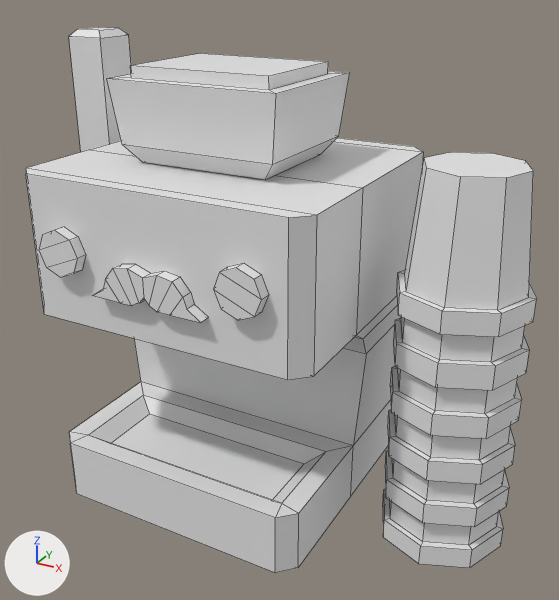
The FBX model Assets/ArtRes/Map/Props/props_coffeeMachine.fbx: old version first, new version second.
The view is the same before and after, from a camera (50 mm lens) standing at (0.788, -1.249, 1.043) and looking at (0.107, -0.01, 0.424). Arrows for +X, +Y and +Z are at lower left; the lights stay in place. Mesh edges are drawn as thin lines. Where no turn or scale is listed for an object, it has been applied to the vertices.

In view in the first picture: 'coffeeMachine'.
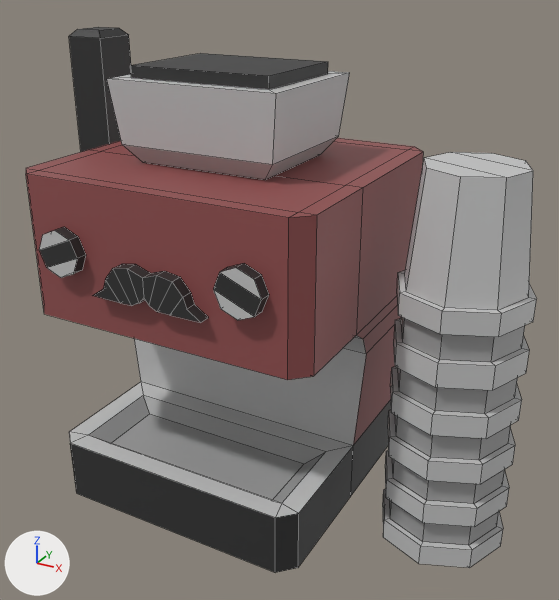
The change, as a list of edits to the scene's bpy script:
```text
Add mat_coffee:
    mat_coffee = principled_material('coffee')
    mat_coffee.base_color = (0.289, 0.0807, 0.0807)  # brown #925050
Add mat_iron:
    mat_iron = principled_material('iron')
    mat_iron.base_color = (0.0297, 0.0297, 0.0297)  # black #303030
Add mat_iron1:
    mat_iron1 = principled_material('iron1')
    mat_iron1.base_color = (0.567, 0.567, 0.567)  # light grey #c6c6c6
Add mat_iron2:
    mat_iron2 = principled_material('iron2')
    mat_iron2.base_color = (0.354, 0.354, 0.354)  # grey #a1a1a1
Change me_圆环_002:
    used by ob_coffeemachine; location = (0.0, 0.0, 0.0)
    remove me_圆环_002.from_pydata(...)  # 388 vertices, 357 faces; spans x -0.439..0.591, y -0.297..0.274, z 0.0..0.908
    add me_圆环_002.from_pydata(...)  # 394 vertices, 369 faces; spans x -0.439..0.591, y -0.297..0.274, z 0.0..0.908
    me_圆环_002 part 1
    5 faces are deleted
    6 vertices are added at (-0.267, 0.238, 0.692), (-0.267, -0.242, 0.692), (-0.267, -0.069, 0.692), (0.267, 0.238, 0.692), (0.267, -0.242, 0.692), (0.267, -0.069, 0.692)
    3 new faces join them, mat_iron1 (light grey #c6c6c6)
    12 new faces join them, mat_coffee (brown #925050)
    me_圆环_002 part 2: 81 faces spanning x -0.439..0.274, y -0.297..0.274, z 0.0..0.908 switch from no material to mat_iron (black #303030)
    me_圆环_002 part 3: 25 faces spanning x -0.298..0.298, y -0.274..0.274, z 0.128..0.692 switch from no material to mat_coffee (brown #925050)
    me_圆环_002 part 4: 180 faces spanning x -0.419..0.591, y -0.297..0.143, z 0.001..0.848 switch from no material to mat_iron1 (light grey #c6c6c6)
    me_圆环_002 part 5: 65 faces spanning x -0.437..0.579, y -0.23..0.135, z 0.043..0.572 switch from no material to mat_iron2 (grey #a1a1a1)
```

Changed parts and their boxes (x1, y1, x2, y2) in the pictures (559 x 600 px):
part 1 of me_圆环_002, built on
    both: (26, 138, 533, 218)
part 2 of me_圆环_002, recoloured (grey to black)
    both: (39, 27, 391, 573)
part 3 of me_圆环_002, recoloured (grey to brown)
    both: (26, 152, 423, 445)
part 4 of me_圆环_002, recoloured
    both: (39, 71, 537, 568)
part 5 of me_圆环_002, recoloured
    both: (89, 317, 525, 545)
